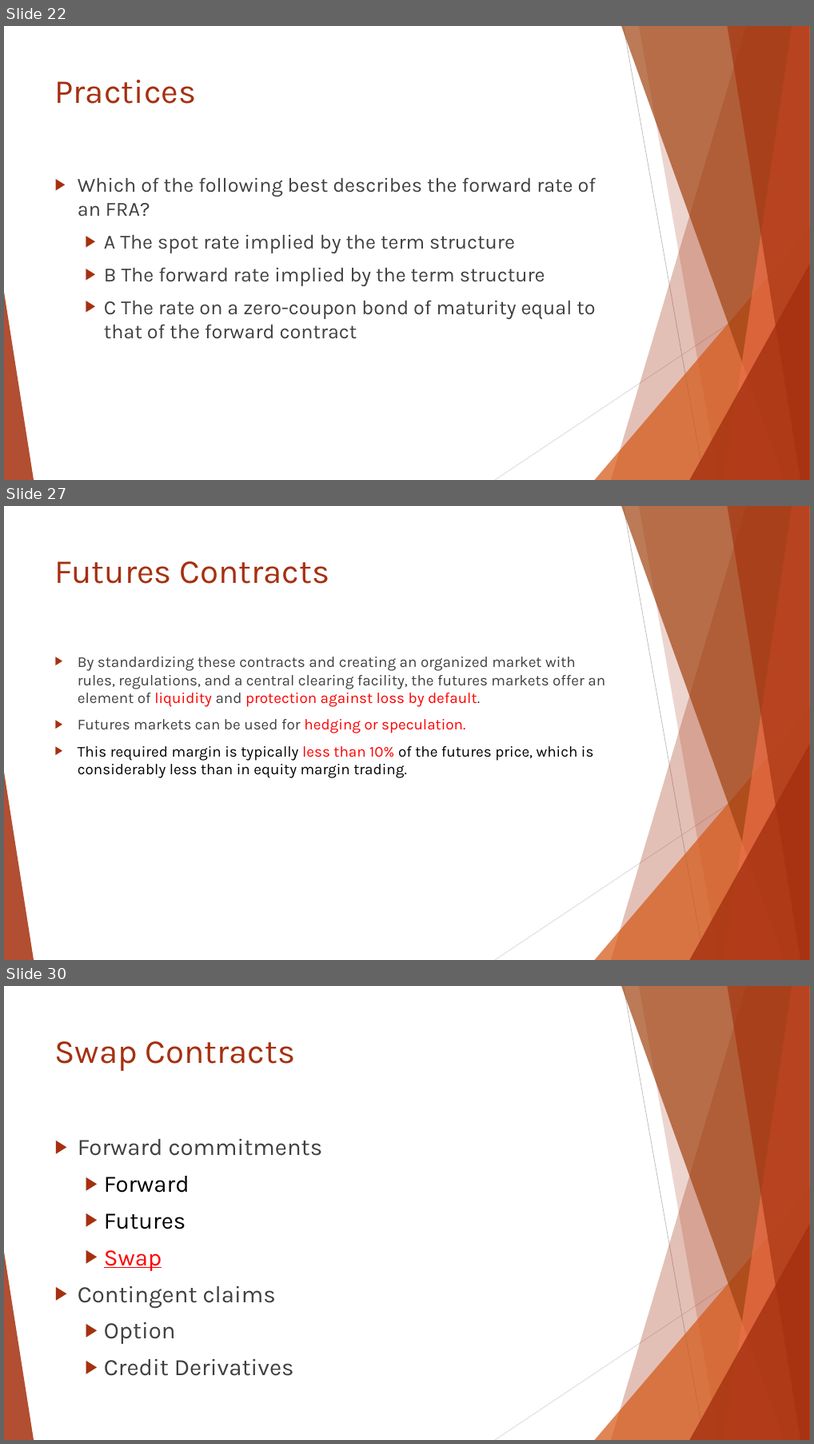
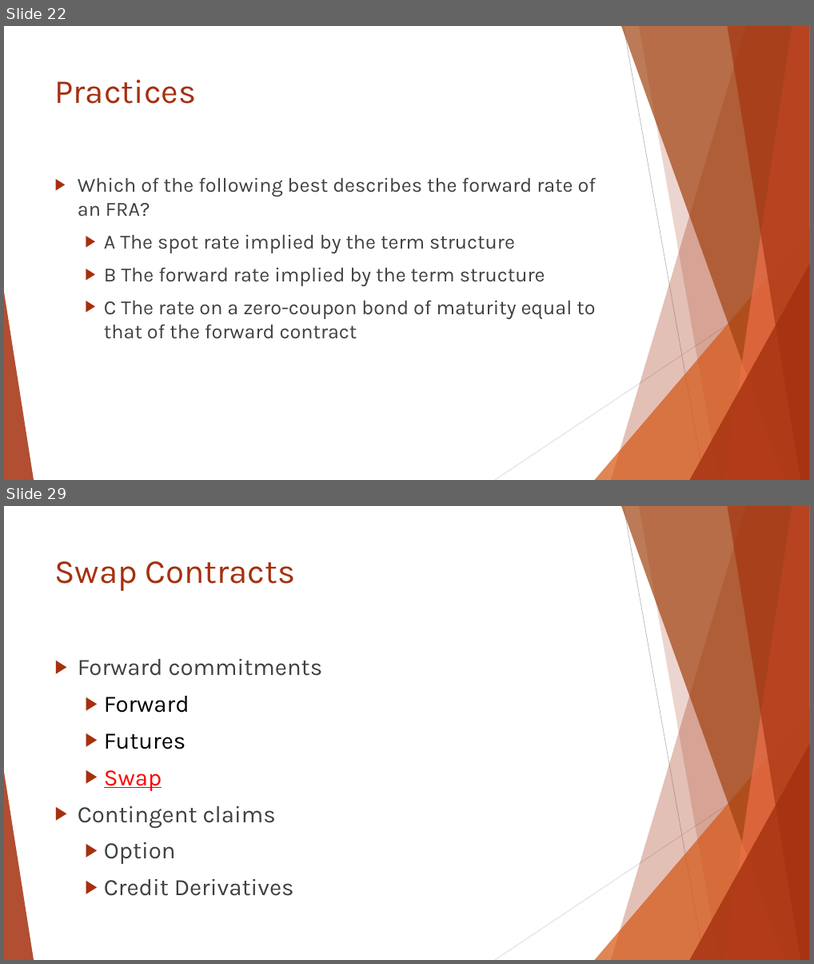
Before and after one commit to Isco0530/data, a slide deck: Reading 46.pptx. Shown one above the other, each under a label of ours: slides 22, 27 and 30 before the commit, slides 22 and 29 after it; the slides between them are not shown. The pictures are 814x1444 and 814x964 pixels, drawn with LibreOffice and Linux fonts; fonts in the diff are those of the drawing. Boxes give left, top, right and bottom in pixels: in the first picture for what was removed or moved away, otherwise in the second. Text is boxed around its words. In the diff, an @@ line names an element or a change of style, - is before the commit and + after.

```diff
--- a/Reading 46.pptx
+++ b/Reading 46.pptx
@@ slide 27 removed at [4, 506, 810, 960], background #FFFFFF; not listed: 10 template elements that a slide beside it also shows @@
@@ title removed at [55, 561, 330, 584] @@
-Futures Contracts
@@ text removed at [78, 656, 606, 778] @@
-▶ By standardizing these contracts and creating an organized market with rules, regulations, and a central clearing facility, the futures markets offer an element of liquidity and protection against loss by default.
-▶ Futures markets can be used for hedging or speculation.
-▶ This required margin is typically less than 10% of the futures price, which is considerably less than in equity margin trading.
@@ what was slide 30 is now slide 29 @@
```
Also in this commit, not shown: 4 slides changed, 3 slides added, 3 other slides removed.
